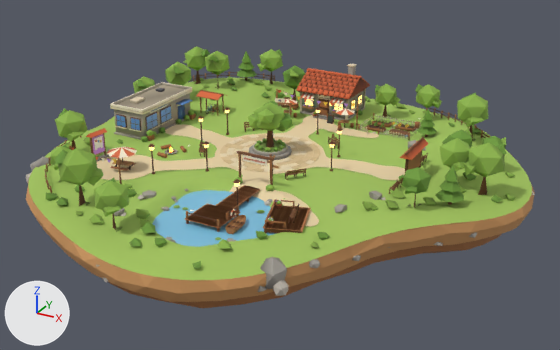
Renders of the glTF model public/playground/island-lite.glb from each side of a commit.
Both versions are drawn from a camera (50 mm lens) standing at (37.8, -66.6, 30.9) and looking at (1.9, -1.2, -1.7). The lights are fixed; the arrows at lower left show +X, +Y and +Z. The picture after the commit comes second. Where no turn or scale is listed for an object, it has been applied to the vertices.

Before the edit, the objects in view are built like this:
```python
ob_block_bike_rack = bpy.data.objects.new('block_bike_rack', me_block_bike_rack)
ob_block_bike_rack.location = (-12.2, 7.4, 0.18)
ob_block_picnic_table = bpy.data.objects.new('block_picnic_table', me_block_picnic_table)
ob_block_picnic_table.location = (-10.7, -11.1, 0.0)
ob_block_picnic_table.rotation_euler = (0.0, 0.0, 0.175)  # degrees (0, 0, 10)
ob_block_rock_02 = bpy.data.objects.new('block_rock_02', me_block_rock_02)
ob_block_rock_02.location = (13.17, 8.01, 0.33)
ob_block_rock_02.rotation_euler = (0.0, 0.0, -0.562)  # degrees (0, 0, -32)
ob_block_tree_24 = bpy.data.objects.new('block_tree_24', me_block_tree_24)
ob_block_tree_24.location = (20.84, -4.28, 0.57)
ob_deco_boulder_02 = bpy.data.objects.new('deco_boulder_02', me_deco_boulder_02)
ob_deco_boulder_02.location = (11.64, -20.16, -0.9)
ob_walk_lookout = bpy.data.objects.new('walk_lookout', me_walk_lookout)
ob_walk_lookout.location = (9.09, -13.02, 0.22)
# also in view: 'block_planter' at (0.0, 0.0, 2.8); 'walk_deck_dock' at (3.0, -13.1, 0.1); 'walk_ground' at (1.3, -1.5, 0.3); 'block_tree_11' at (-10.2, 18.3, 3.5); 'block_tree_05' at (18.2, 10.9, 3.5)
```
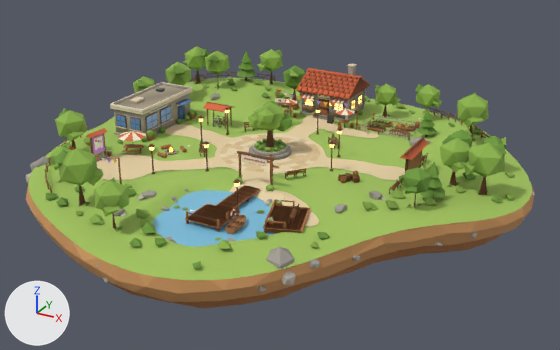
The change, as a diff of the scene's bpy script:
```diff
--- a/public/playground/island-lite.glb.py
+++ b/public/playground/island-lite.glb.py
@@ me_phys_crate_09 @@
+me_phys_crate_09.from_pydata(...)  # 93 vertices, 122 faces; spans x -0.431..0.431, y -0.431..0.431, z 0.0..0.6
+# faces by material slot: [12, 110]
+me_phys_crate_09.materials.append(mat_wood_light)
+me_phys_crate_09.materials.append(mat_wood)
@@ me_phys_crate_08 @@
+me_phys_crate_08.from_pydata(...)  # 93 vertices, 122 faces; spans x -0.36..0.36, y -0.36..0.36, z 0.0..0.6
+# faces by material slot: [12, 110]
+me_phys_crate_08.materials.append(mat_wood_light)
+me_phys_crate_08.materials.append(mat_wood)
@@ me_phys_barrel_04 @@
+me_phys_barrel_04.from_pydata(...)  # 76 vertices, 127 faces; spans x -0.3..0.3, y -0.3..0.3, z 0.0..0.732
+# faces by material slot: [56, 71]
+me_phys_barrel_04.materials.append(mat_wood)
+me_phys_barrel_04.materials.append(mat_trim)
@@ ob_block_bike_rack @@
 ob_block_bike_rack = bpy.data.objects.new('block_bike_rack', me_block_bike_rack)
-ob_block_bike_rack.location = (-12.2, 7.4, 0.18)
+ob_block_bike_rack.location = (-9.2, 4.4, 0.05)
@@ ob_block_picnic_table @@
 ob_block_picnic_table = bpy.data.objects.new('block_picnic_table', me_block_picnic_table)
-ob_block_picnic_table.location = (-10.7, -11.1, 0.0)
-ob_block_picnic_table.rotation_euler = (0.0, 0.0, 0.175)  # degrees (0, 0, 10)
+ob_block_picnic_table.location = (-12.65, -7.01, 0.0)
+ob_block_picnic_table.rotation_euler = (0.0, 0.0, 0.4)  # degrees (0, 0, 23)
@@ ob_block_rock_02 @@
 ob_block_rock_02 = bpy.data.objects.new('block_rock_02', me_block_rock_02)
-ob_block_rock_02.location = (13.17, 8.01, 0.33)
+ob_block_rock_02.location = (13.17, 9.01, 0.31)
 ob_block_rock_02.rotation_euler = (0.0, 0.0, -0.562)  # degrees (0, 0, -32)
@@ ob_block_tree_24 @@
 ob_block_tree_24 = bpy.data.objects.new('block_tree_24', me_block_tree_24)
-ob_block_tree_24.location = (20.84, -4.28, 0.57)
+ob_block_tree_24.location = (18.84, -3.28, 0.13)
@@ ob_deco_boulder_02 @@
 ob_deco_boulder_02 = bpy.data.objects.new('deco_boulder_02', me_deco_boulder_02)
-ob_deco_boulder_02.location = (11.64, -20.16, -0.9)
+ob_deco_boulder_02.location = (11.64, -18.97, -0.59)
@@ ob_phys_crate_09 @@
+ob_phys_crate_09 = bpy.data.objects.new('phys_crate_09', me_phys_crate_09)
+ob_phys_crate_09.location = (11.03, -2.61, 0.06)
@@ ob_phys_crate_08 @@
+ob_phys_crate_08 = bpy.data.objects.new('phys_crate_08', me_phys_crate_08)
+ob_phys_crate_08.location = (10.21, -2.69, 0.07)
@@ ob_phys_barrel_04 @@
+ob_phys_barrel_04 = bpy.data.objects.new('phys_barrel_04', me_phys_barrel_04)
+ob_phys_barrel_04.location = (10.1, -3.45, 0.1)
```

Changed parts and their boxes [x1, y1, x2, y2] in the pictures (560 x 350 px):
'deco_boulder_02', moved
    before: [260, 257, 288, 296]
    after: [266, 247, 296, 285]
'block_tree_24', moved
    before: [435, 165, 464, 205]
    after: [419, 162, 445, 199]
'block_picnic_table', moved, turned
    before: [107, 147, 137, 170]
    after: [119, 131, 146, 153]
'block_bike_rack', moved
    before: [196, 90, 227, 116]
    after: [203, 102, 233, 129]
'block_rock_02', moved
    before: [408, 140, 426, 151]
    after: [409, 137, 431, 146]
'phys_crate_09', added
    after: [352, 175, 360, 183]
'phys_barrel_04', added
    after: [341, 174, 347, 183]
'phys_crate_08', added
    after: [345, 173, 352, 182]
